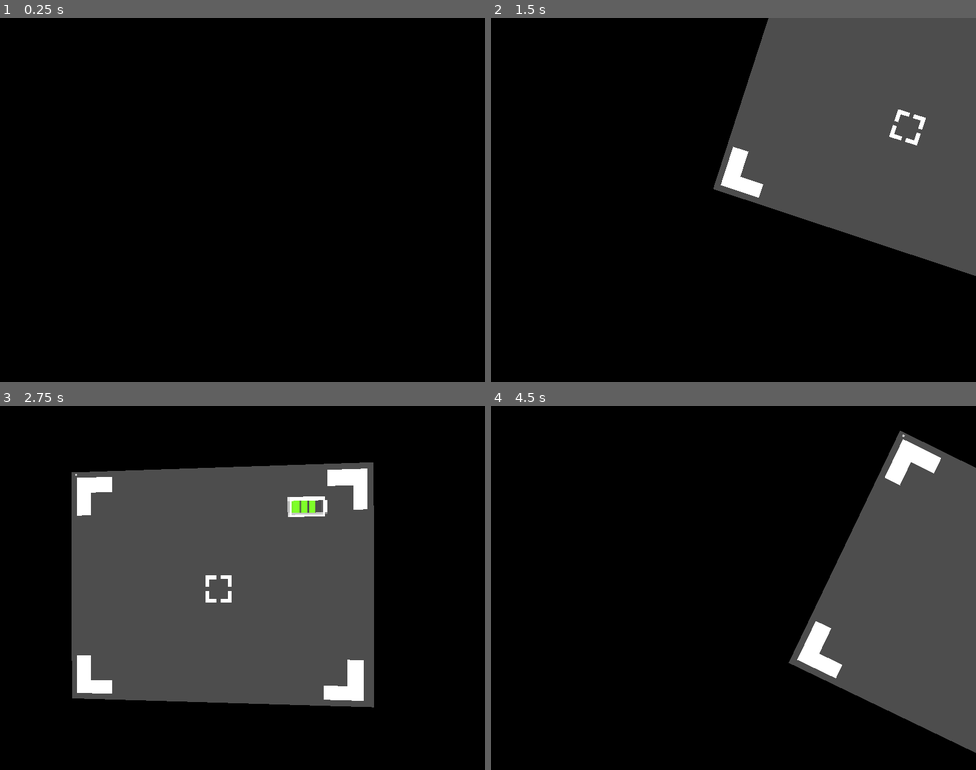
Above: before the commit, frames 1-4 (two rows, left to right).
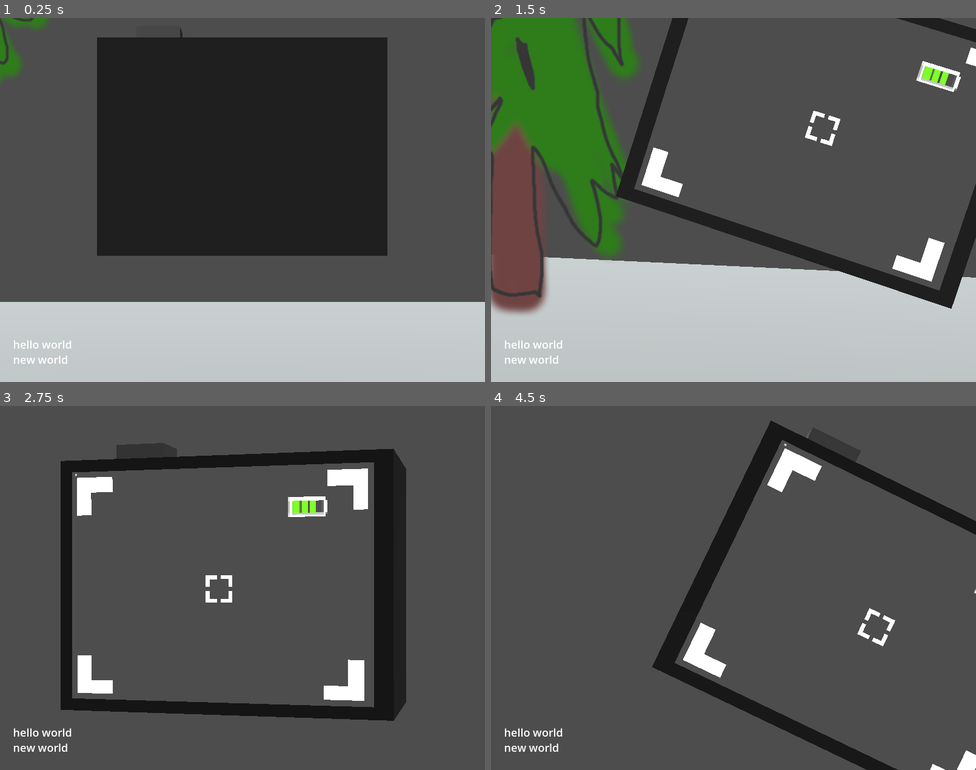
Above: after the commit, the same moments.

Repository: theowiik/xmas-game-jam-2025
Game: Godot game, scene res://scenes/main.tscn
Two runs of this game, one before a commit and one after it. Both use one fixed random seed, a clock stepped at 60 frames per second and the inputs below.
Inputs (mouse positions are in pixels of both pictures, inside the frame that each line leads up to):
- Up to frame 1 (0.25 s): no input
- Up to frame 2 (1.5 s): tap Enter at 0.5 s; move the mouse to (757, 200) at 0.52 s; press the mouse at (757, 200) at 0.53 s; hold W (WALK_FORWARD) from 0.53 s (still down); tap Space (JUMP) at 0.77 s; move the mouse to (709, 200) at 1.27 s; release the mouse at (709, 200) at 1.28 s; tap Mouse wheel up (ZOOM_IN) at 1.35 s
- Up to frame 3 (2.75 s): keep holding W (WALK_FORWARD); tap Space (JUMP) at 1.52 s; move the mouse to (252, 580) at 2.02 s; hold Mouse wheel down (ZOOM_OUT) from 2.03 s (still down)
- Up to frame 4 (4.5 s): keep holding W (WALK_FORWARD); move the mouse to (728, 595) at 2.77 s; release Mouse wheel down (ZOOM_OUT) at 2.78 s; click (728, 595) at 2.85 s; tap Space (JUMP) at 3.02, 3.77 s; move the mouse to (767, 591) at 3.52 s; hold Mouse wheel up (ZOOM_IN) 3.53-4.28 s; move the mouse to (694, 584) at 4.27 s; tap Mouse wheel down (ZOOM_OUT) at 4.35 s

The runs differ from the first frame. In frame 1, 100% of the frame differs, in the area x 0-100%, y 0-100%; in frame 2, 73%; in frame 3, 51%; in frame 4, 76%.

Commit message:
Blur player view

Diff:
--- a/objects/player.tscn
+++ b/objects/player.tscn
@@ -7,6 +7,13 @@
 [sub_resource type="BoxMesh" id="BoxMesh_eqqp1"]
 size = Vector3(0.6, 0.3, 0.2)
 
+[sub_resource type="Environment" id="Environment_eqqp1"]
+
+[sub_resource type="CameraAttributesPractical" id="CameraAttributesPractical_ykyjo"]
+dof_blur_far_enabled = true
+dof_blur_near_distance = 0.01
+dof_blur_amount = 1.0
+
 [node name="Player" type="CharacterBody3D"]
 script = ExtResource("2_ykyjo")
 
@@ -14,7 +21,6 @@
 shape = SubResource("CapsuleShape3D_eqqp1")
 
 [node name="ViewPivot" type="Marker3D" parent="."]
-transform = Transform3D(1, 0, 0, 0, 1, 0, 0, 0, 1, 0, 0, -0.870246)
 
 [node name="DesiredCameraPosition" type="Marker3D" parent="ViewPivot"]
 transform = Transform3D(1, 0, 0, 0, 1, 0, 0, 0, 1, 0, 0, -1.4039176)
@@ -26,5 +32,18 @@
 
 [node name="Camera3D" type="Camera3D" parent="ViewPivot"]
 transform = Transform3D(1, 0, 0, 0, 1, 0, 0, 0, 1, 0, 0, 0.16453296)
-cull_mask = 2
+environment = SubResource("Environment_eqqp1")
+attributes = SubResource("CameraAttributesPractical_ykyjo")
 fov = 21.780647
+
+[node name="CanvasGroup" type="CanvasLayer" parent="ViewPivot/Camera3D"]
+
+[node name="PhotoInfoLabel" type="RichTextLabel" parent="ViewPivot/Camera3D/CanvasGroup"]
+offset_left = 43.0
+offset_top = 59.0
+offset_right = 588.0
+offset_bottom = 1151.0
+theme_override_font_sizes/normal_font_size = 36
+text = "hello world
+new world"
+vertical_alignment = 2
--- a/scenes/main.tscn
+++ b/scenes/main.tscn
@@ -16,9 +16,6 @@
 [sub_resource type="BoxMesh" id="BoxMesh_o5qli"]
 material = SubResource("StandardMaterial3D_o5qli")
 size = Vector3(46.21, 1, 40.345)
-
-[sub_resource type="Environment" id="Environment_tefeu"]
-background_mode = 1
 
 [node name="Main" type="Node3D"]
 script = ExtResource("1_tefeu")
@@ -56,6 +53,3 @@
 
 [node name="Tree" parent="." instance=ExtResource("4_jyhfs")]
 transform = Transform3D(1, 0, 0, 0, 1, 0, 0, 0, 1, -3.9814558, 2.7003293, -12.030553)
-
-[node name="WorldEnvironment" type="WorldEnvironment" parent="."]
-environment = SubResource("Environment_tefeu")
--- a/scripts/camera.gd
+++ b/scripts/camera.gd
@@ -28,7 +28,7 @@
 func _take_photo() -> void:
 	print("I took a photo of...")
 	_find_objects_in_view()
-	# _save_photo()
+	_save_photo()
 
 func _find_objects_in_view() -> void:
 	var photogenic_objects: Array[Node] = get_tree().get_nodes_in_group("photogenic")
Not shown: 1 places in objects/player.tscn that only renumber resources
Not shown: 1 places in scenes/main.tscn that only renumber resources
